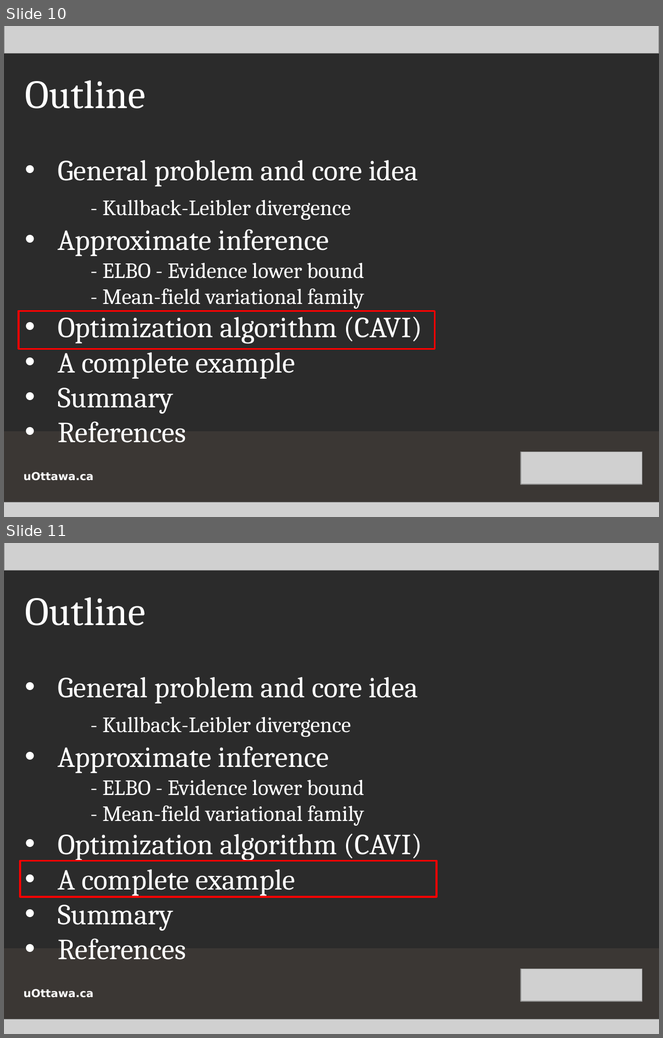
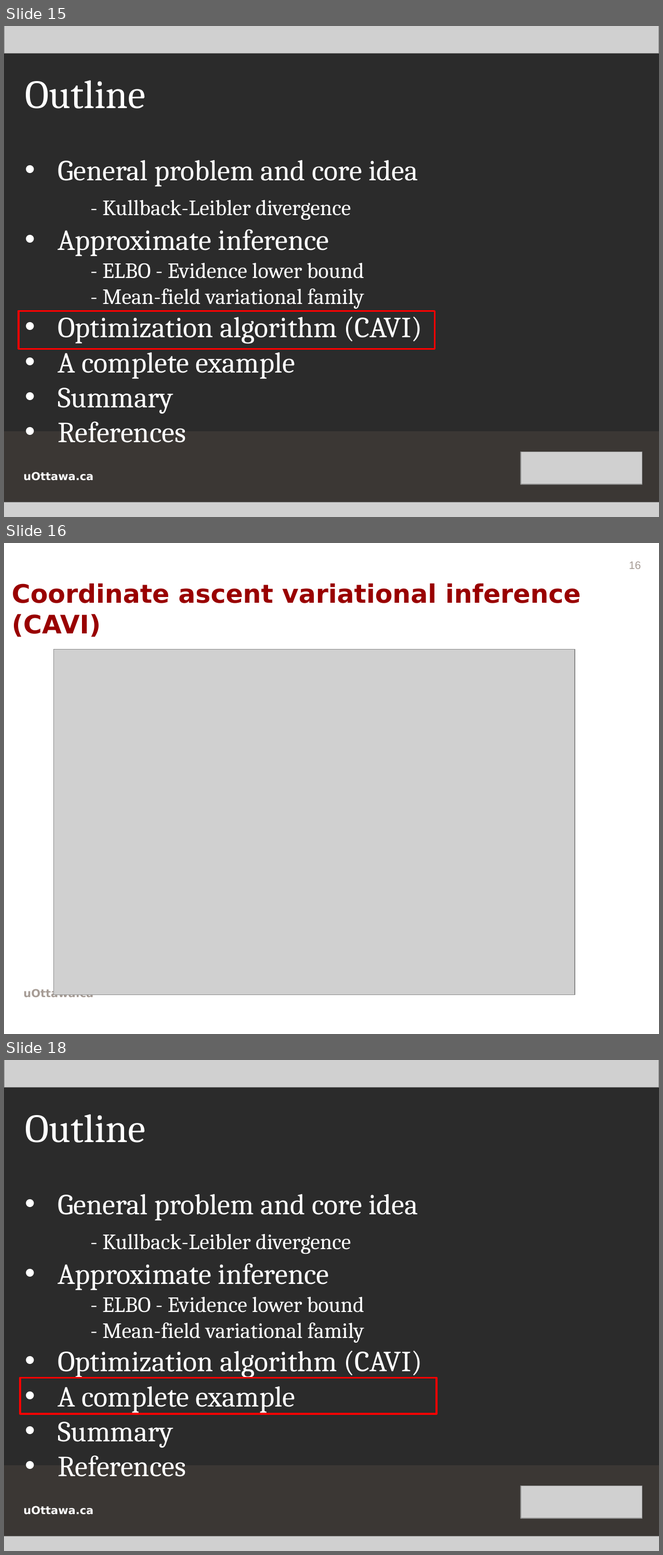
Before and after one commit to wwwmonsterlam/GraphicModelClassifierProject, a slide deck: presentationi.pptx. Shown one above the other, each under a label of ours: slides 10 and 11 before the commit, slides 15, 16 and 18 after it; the slides between them are not shown. The pictures are 663x1038 and 663x1555 pixels, drawn with LibreOffice and Linux fonts; fonts in the diff are those of the drawing; grey boxes stand for pictures; background and template pictures are left out; a plain dark background stands for a picture behind light text. Boxes give left, top, right and bottom in pixels: in the first picture for what was removed or moved away, otherwise in the second. Text is boxed around its words. In the diff, an @@ line names an element or a change of style, - is before the commit and + after.

```diff
--- a/presentationi.pptx
+++ b/presentationi.pptx
@@ slide 16 added at [4,543,659,1034], background picture (left out) @@
@@ page number added at [629,561,641,569], 12 pt, text #A69C95 @@
+16
@@ title added at [12,583,581,637], 28 pt, text #990000, bold @@
+Coordinate ascent variational inference (CAVI)
@@ picture added at [54,649,575,995] @@
@@ text added at [23,989,93,1000], 12 pt, text #A69C95, bold @@
+uOttawa.ca
@@ what was slide 10 is now slide 15 @@
@@ what was slide 11 is now slide 18 @@
```
Also in this commit, not shown: 3 slides changed, 7 other slides added.
